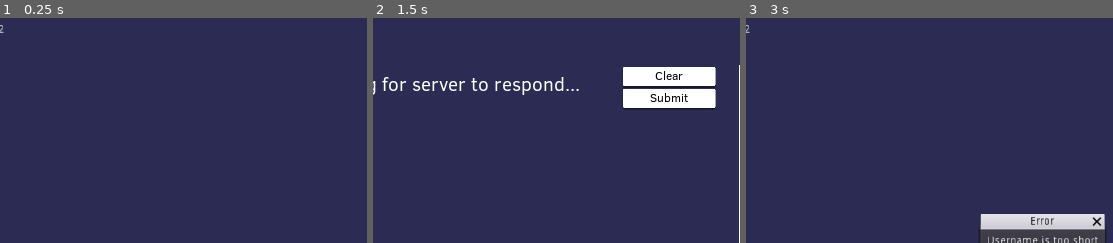
Above: before the commit, frames 1-3 (left to right).
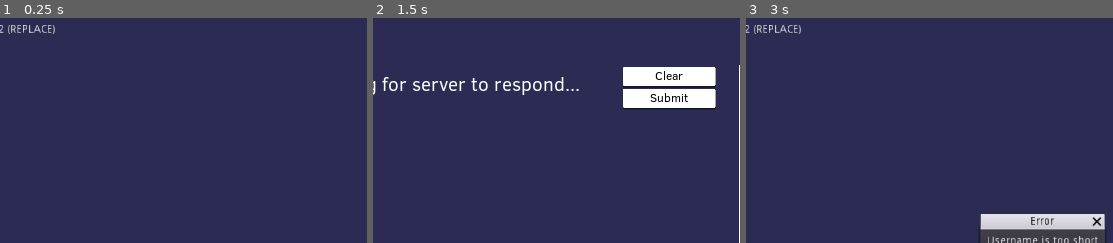
Above: after the commit, the same moments.

Repository: rednir/DrawingGame
Game: Godot game, scene res://Scenes/MainMenu.tscn
Two runs of this game, one before a commit and one after it. Both use one fixed random seed, a clock stepped at 60 frames per second and the inputs below.
Inputs (mouse positions are % of the whole screen's width and height, from its top left):
- Up to frame 1 (0.25 s): no input
- Up to frame 2 (1.5 s): click (55, 54) at 0.52 s; type "Alex" at 0.6 s; click (53, 70) at 0.75 s; type "Alex" at 0.83 s; click "Join" at 1.25 s
- Up to frame 3 (3 s): click "Leave" at 2 s; click "Create Game" at 2.75 s
The pictures show only the part of the screen within x 13-63%, y 0-50%; the shares and areas given below are measured in that part.

The runs differ from the first frame. In frame 1, 0.2% of the frame differs, in the area x 2-15%, y 3-8%; in frame 2, nothing differs; in frame 3, 0.2%.

Commit message:
dont draw if cursor isnt moving

Diff:
--- a/Scripts/AutoLoads/Client.gd
+++ b/Scripts/AutoLoads/Client.gd
@@ -112,3 +112,12 @@
 		name = "new_turn",
 		data = round_data
 	})
+
+
+
+
+func check_if_this_player_turn():
+	if len(list_of_players) > 0:
+		return list_of_players[round_data.current_player_turn].client_id == this_player.client_id and round_data.gamestate == 1
+	else:
+		return false
--- a/Scripts/Game/DrawingCanvas.gd
+++ b/Scripts/Game/DrawingCanvas.gd
@@ -32,6 +32,10 @@
 
 
 func _physics_process(_delta):
+	if current_mouse_pos == get_local_mouse_position():
+		# no point of drawing anything if the mouse position hasn't changed
+		return
+
 	current_mouse_pos = get_local_mouse_position()
 
 	if Input.is_mouse_button_pressed(BUTTON_LEFT) and check_if_mouse_hover() and allowed_to_draw and Client.round_data.gamestate == 1:
@@ -48,7 +52,7 @@
 
 func add_line():
 	var turn_canvas_data = Client.canvas_data[Client.round_data.current_round][Client.round_data.current_player_turn]
-	if len(turn_canvas_data) > MAX_PER_TURN:
+	if len(turn_canvas_data) >= MAX_PER_TURN:
 		allowed_to_draw = false
 		Events.emit_signal("info", "I think you've drawn a little too much...\nPress clear to restart your drawing.")
 		yield(Engine.get_main_loop().current_scene.get_node("AcceptDialog"), "hide")	# wait for dialog close
--- a/Scripts/Game/Game.gd
+++ b/Scripts/Game/Game.gd
@@ -24,7 +24,9 @@
 
 
 func _process(_delta):
-	pass
+	if Client.check_if_this_player_turn():
+		# TextRoundInfo also shows how much you've drawn and the max
+		text_round_info_node.bbcode_text = "Round %s\n%s's turn (%s/%s)" % [Client.round_data.current_round + 1, Client.list_of_players[Client.round_data.current_player_turn].name, len(Client.canvas_data[Client.round_data.current_round][Client.round_data.current_player_turn]), drawing_canvas_node.MAX_PER_TURN]
 
 
 
@@ -81,19 +83,19 @@
 	if len(Client.list_of_players) <= 1:
 		return	# why the fuck do i need this, below if statement will through index 1 doesnt exist error if canvas_data is too big. but its fine afterwards, what the fuck
 
-	if Client.list_of_players[Client.round_data.current_player_turn].client_id == Client.this_player.client_id and Client.round_data.gamestate == 1:
-		drawing_canvas_node.allowed_to_draw = true
-		$DrawingCanvas/ContainerButtons.visible = true
-	else:
-		drawing_canvas_node.allowed_to_draw = false
-		$DrawingCanvas/ContainerButtons.visible = false
-
 	if Client.round_data.gamestate == 0:
 		text_round_info_node.bbcode_text = "Game over!\nWaiting for the host to start a new game..."
 	elif Client.round_data.gamestate == 1:
 		text_round_info_node.bbcode_text = "Round %s\n%s's turn" % [Client.round_data.current_round + 1, Client.list_of_players[Client.round_data.current_player_turn].name]
 	elif Client.round_data.gamestate == 2:
 		text_round_info_node.bbcode_text = "Time to vote!\nClick on someones name to vote them as pretender."
+
+	if Client.check_if_this_player_turn():
+		drawing_canvas_node.allowed_to_draw = true
+		$DrawingCanvas/ContainerButtons.visible = true
+	else:
+		drawing_canvas_node.allowed_to_draw = false
+		$DrawingCanvas/ContainerButtons.visible = false
 
 
 
--- a/Scripts/MainMenu/MainMenu.gd
+++ b/Scripts/MainMenu/MainMenu.gd
@@ -2,7 +2,7 @@
 
 
 const GAME_NAME = "Drawing Game"
-const GAME_VERSION = "0.2"
+const GAME_VERSION = "0.2 (REPLACE)"
 
 
 onready var text_game_info = $TextGameInfo
